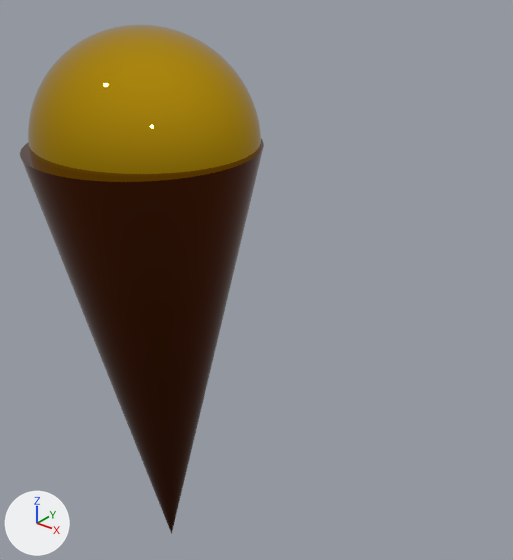
The glTF model 3dmodels/icecream.gltf, before and after one commit.
The view is the same before and after, from a 50 mm lens placed at (3.9, -8.98, 2.79), pointed at (-0.56, -3.42, -0.66). Arrows for +X, +Y and +Z are at lower left; the lights stay in place. Where no turn or scale is listed for an object, it has been applied to the vertices.

The first picture shows 'root.001', 'root.002'.
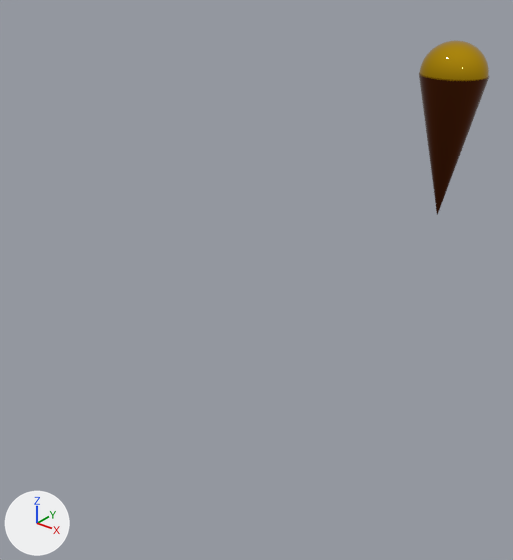
Location of each change, (x1, y1, x2, y2) in pixels of the pictures (513 x 560 px):
'root.001', turned, rescaled, moved
    before: (20, 139, 264, 534)
    after: (419, 40, 489, 215)
'root.002', deleted
    before: (28, 25, 261, 177)

The change in detail:
In object 'root.001' (ob_root_001), parent is no longer ob_root.
Object 'root.001' (ob_root_001) turns from (0, 0, -180) to (-90, 0, -180) degrees about x, y and z.
Object 'root.001' (ob_root_001) is rescaled from (0.001, 0.001, 0.001) to (0.0125, 0.0125, 0.0125).
Object 'root.002' (ob_root_002) is deleted.
